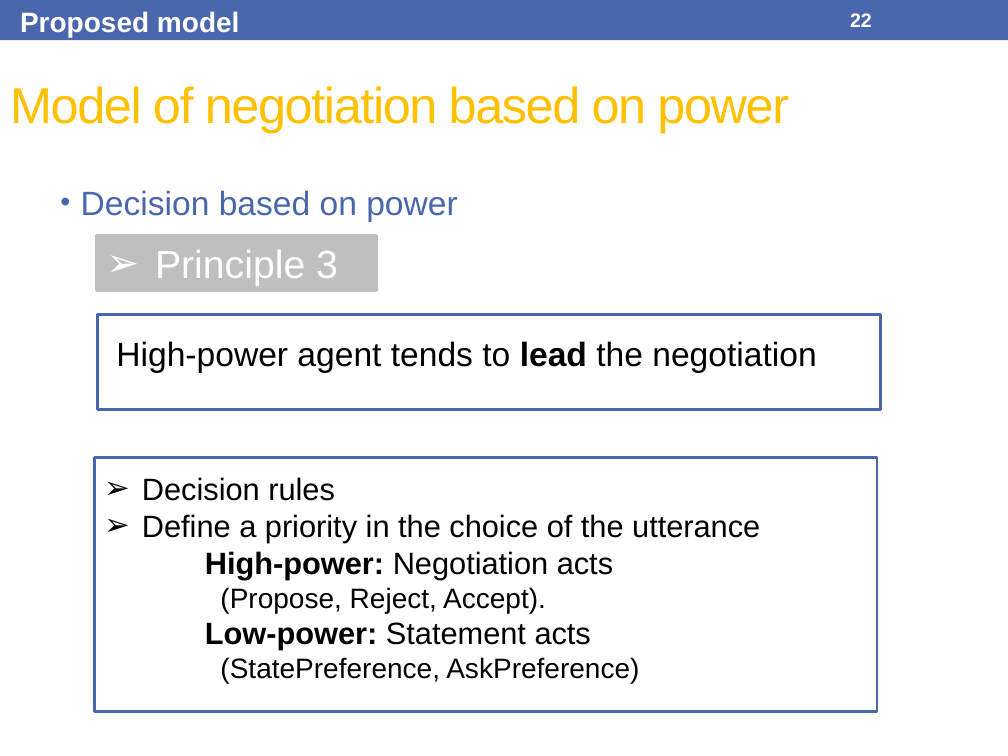
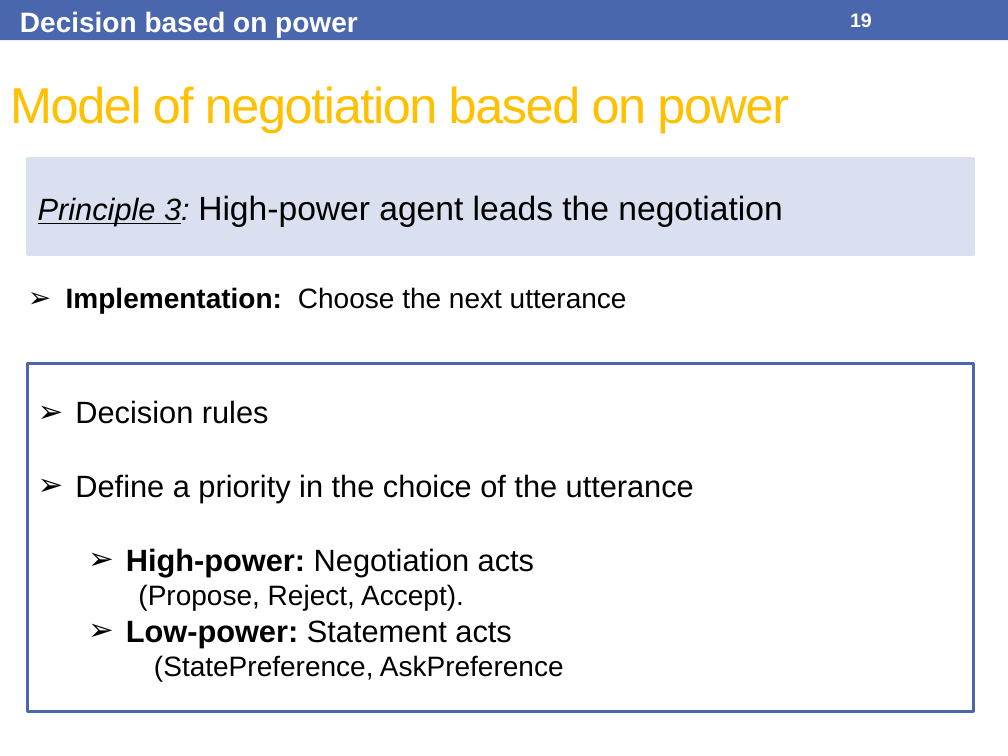
Before and after one commit to Olydia/Discolog, a slide deck: slide 19 of papers/Presentations/IVA17/IVA17.pptx (slide 22 before the commit). Drawn at 1008x756 pixels with LibreOffice and Linux fonts; fonts in the diff are those of the drawing. Boxes give left, top, right and bottom in pixels: in the first picture for what was removed or moved away, otherwise in the second. Text is boxed around its words. In the diff, an @@ line names an element or a change of style, - is before the commit and + after.

```diff
--- a/papers/Presentations/IVA17/IVA17.pptx
+++ b/papers/Presentations/IVA17/IVA17.pptx
@@ text "Decision based on power": place and size @@
-text "Decision based on power" at (81, 190, 457, 222)
+text "Decision based on power" at (20, 11, 358, 38)
@@ text "Decision based on power" at (20, 11, 358, 38): size 24 to 20 pt, text colour #4A66AC to #FFFFFF, bold on; bullet • to none; less space between paragraphs @@
@@ text removed at (20, 11, 240, 38) @@
-Proposed model
@@ page number at (850, 13, 872, 27): text changed @@
-22
+19
@@ rectangle added at (28, 158, 974, 254), fill #DAE0EF, outline #DAE0EF 2.08 pt, 24 pt, text #000000 @@
+Principle 3: High-power agent leads the negotiation
@@ rectangle removed at (97, 235, 377, 290) @@
-➢ Principle 3
@@ text added at (66, 287, 627, 313), 20 pt, text #000000 @@
+➢ Implementation: Choose the next utterance
@@ rectangle removed at (98, 314, 881, 409) @@
@@ text removed at (116, 341, 816, 373) @@
-High-power agent tends to lead the negotiation
@@ rectangle "Decision rules": place and size @@
-rectangle "Decision rules" at (142, 477, 760, 683)
+rectangle "Decision rules" at (28, 364, 974, 712)
@@ rectangle "Decision rules" at (28, 364, 974, 712): vertical alignment top to middle; outline none to #4A66AC 2.08 pt @@
@@ rectangle removed at (94, 458, 877, 712) @@
@@ text in rectangle at (126, 548, 534, 647): bullet none to ➢; list level 1 to 2 in "High-power: Negotiation acts"; list level 1 to 2 in "Low-power: Statement acts" @@
@@ text in rectangle at (154, 655, 564, 681): text changed @@
-    (StatePreference, AskPreference)
+    (StatePreference, AskPreference
```
Also in this commit, not shown: 21 other slides changed, 5 slides added, 7 slides removed, 5 other files.
